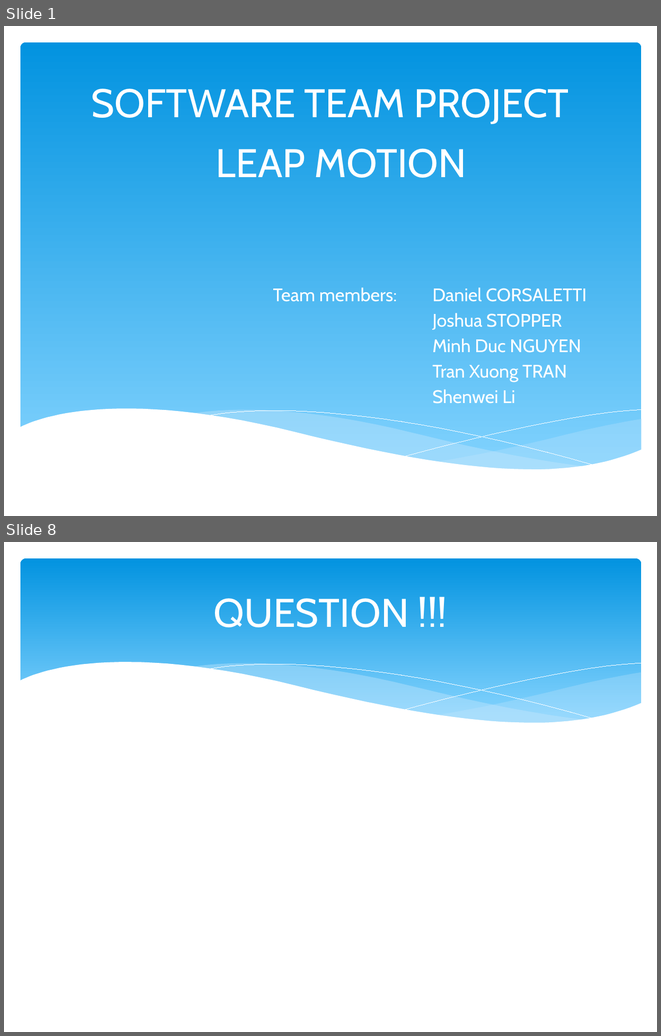
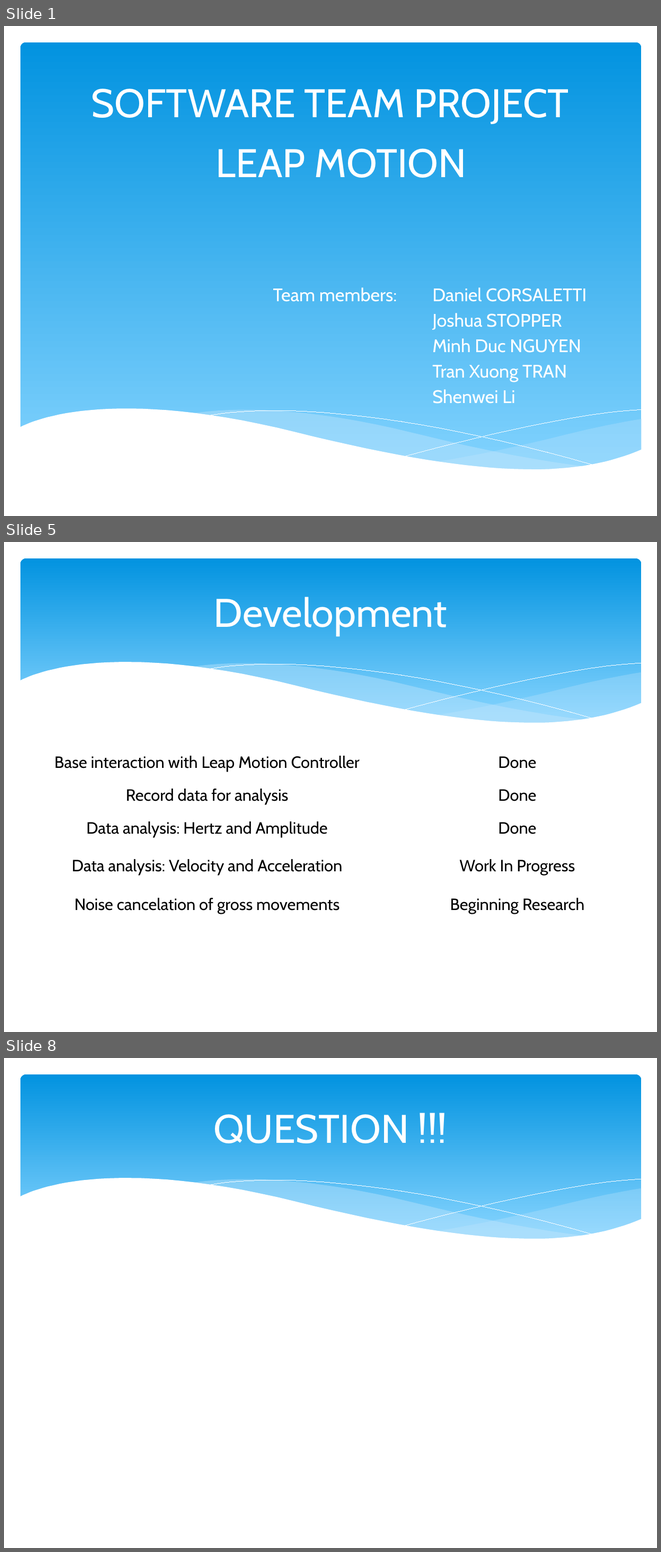
Before and after one commit to ngokylan/Leap-Motion, a slide deck: Presentaton slide/presentation week 7.pptx. Shown one above the other, each under a label of ours: slides 1 and 8 before the commit, slides 1, 5 and 8 after it; the slides between them are not shown. The pictures are 661x1036 and 661x1552 pixels, drawn with LibreOffice and Linux fonts; fonts in the diff are those of the drawing. Boxes give left, top, right and bottom in pixels: in the first picture for what was removed or moved away, otherwise in the second. Text is boxed around its words. In the diff, an @@ line names an element or a change of style, - is before the commit and + after.

```diff
--- a/Presentaton slide/presentation week 7.pptx
+++ b/Presentaton slide/presentation week 7.pptx
@@ slide 5 added at bbox=[4, 542, 657, 1032], background #FFFFFF; not listed: 6 template elements that a slide beside it also shows @@
@@ title added at bbox=[214, 597, 447, 635], 44 pt, text #FFFFFF @@
+Development
@@ table added at bbox=[22, 749, 643, 925], 5 rows, 2 columns @@
+Base interaction with Leap Motion Controller | Done
+Record data for analysis | Done
+Data analysis: Hertz and Amplitude | Done
+Data analysis: Velocity and Acceleration | Work In Progress
+Noise cancelation of gross movements | Beginning Research
```
Also in this commit, not shown: 3 slides changed, 2 other slides added, 3 slides removed.
